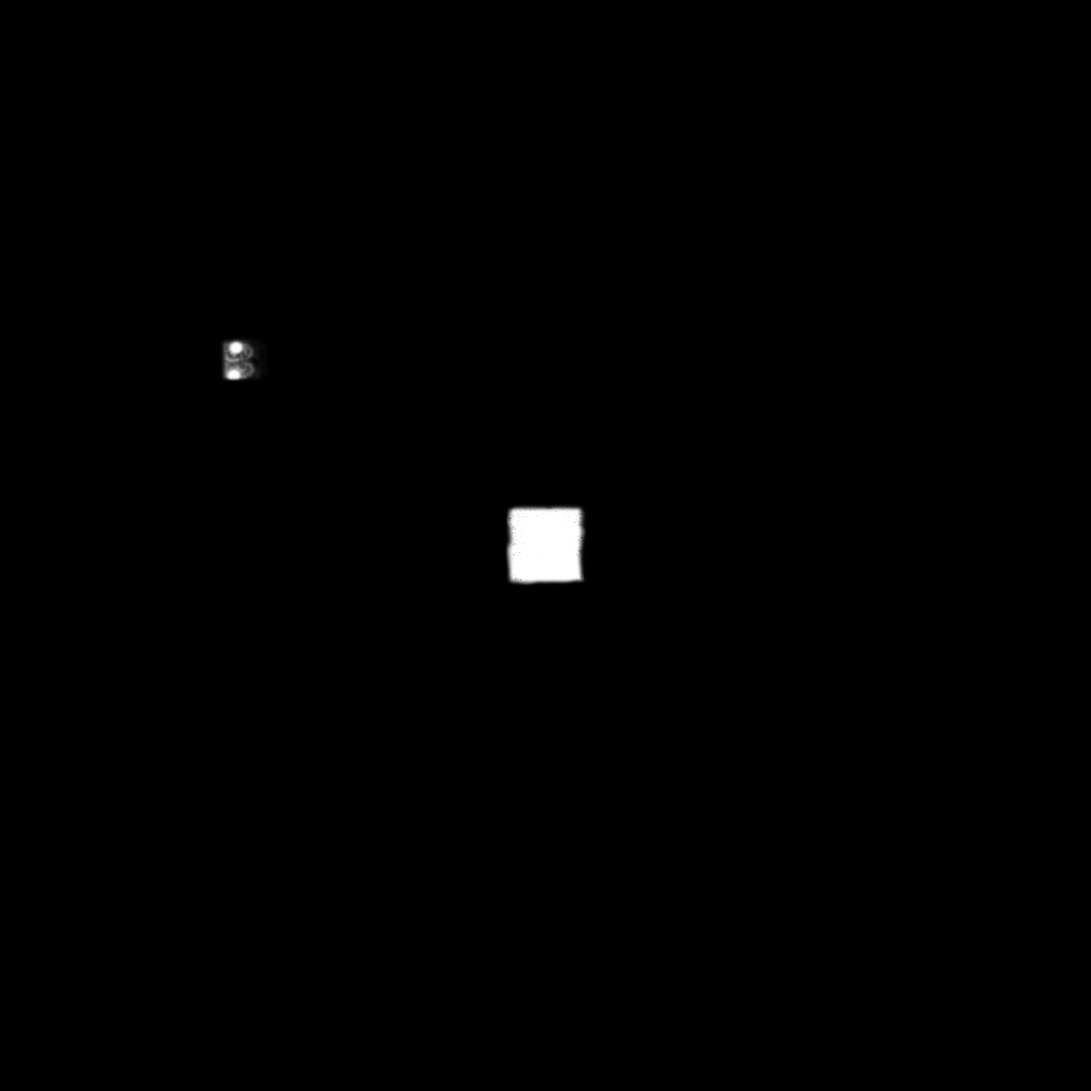
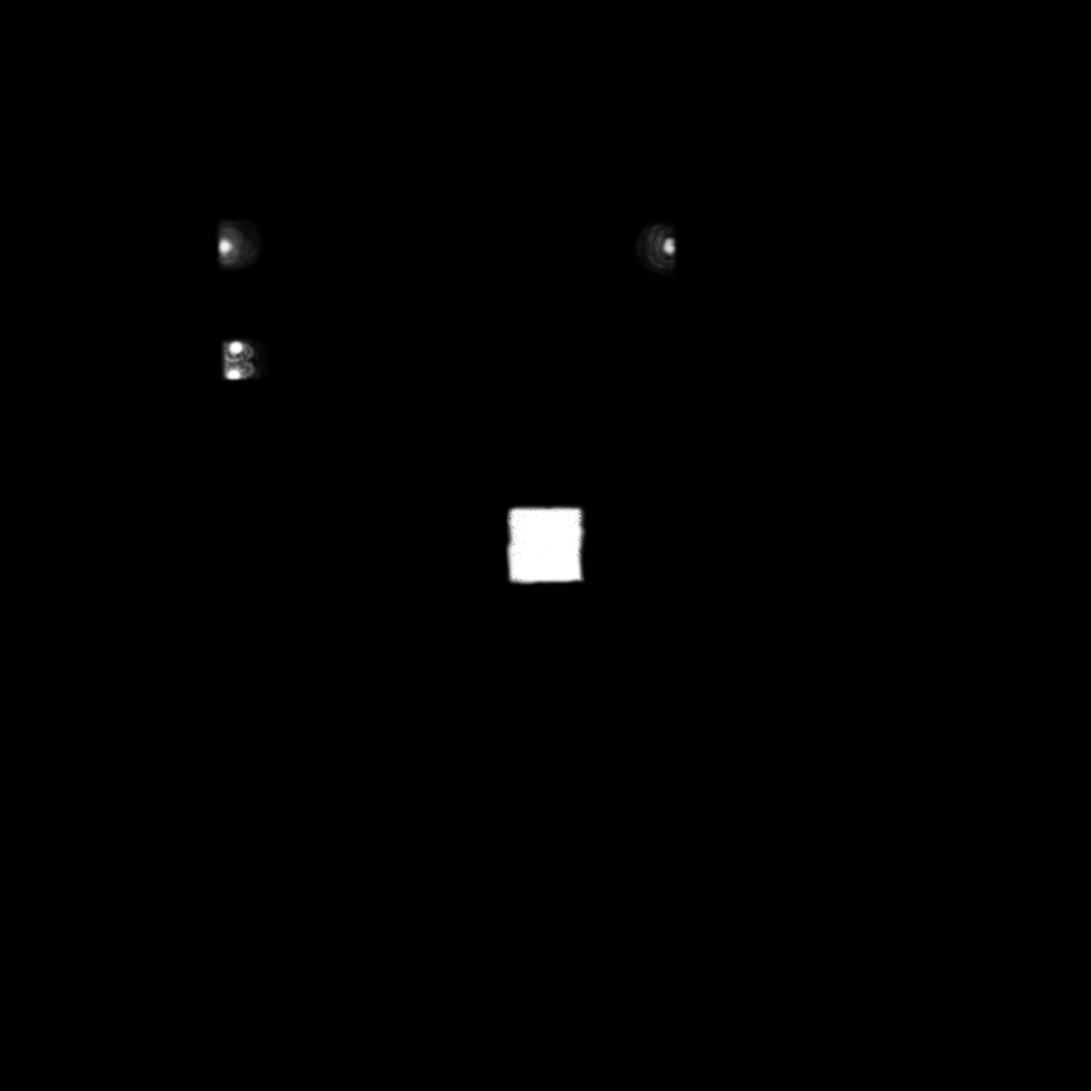
Layer changes from the first 1091px x 1091px image to the second:
painted on "Layer #1" over [215, 218, 679, 277]
